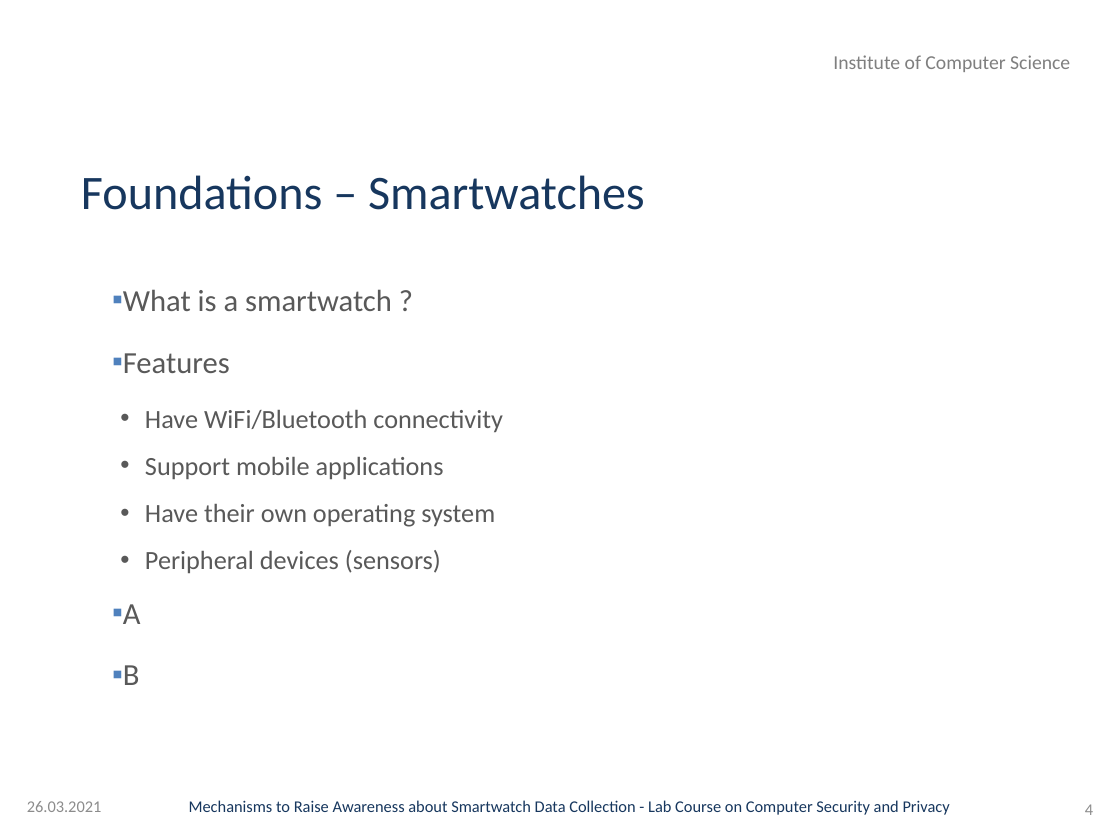
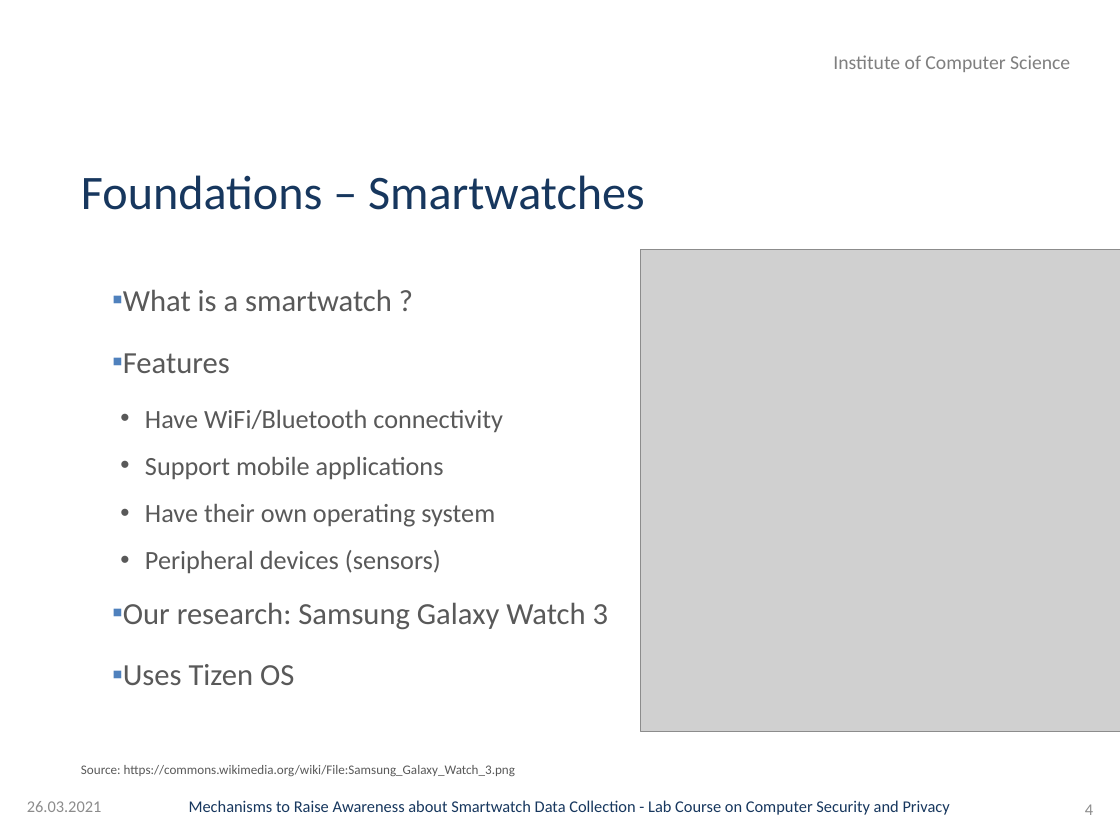
Before and after one commit to GAUG-Contributions/Practical_Course_Computer_Security_and_Privacy, a slide deck: slide 4 of Presentation/Presentation.pptx. Drawn at 1120x840 pixels with LibreOffice and Linux fonts; fonts in the diff are those of the drawing; grey boxes stand for pictures; background and template pictures are left out. Boxes give left, top, right and bottom in pixels: in the first picture for what was removed or moved away, otherwise in the second. Text is boxed around its words. In the diff, an @@ line names an element or a change of style, - is before the commit and + after.

```diff
--- a/Presentation/Presentation.pptx
+++ b/Presentation/Presentation.pptx
@@ picture added at (x1=640, y1=250, x2=1120, y2=732) @@
@@ text at (x1=123, y1=602, x2=608, y2=685): text changed @@
-▪ A
-▪ B
+▪ Our research: Samsung Galaxy Watch 3
+▪ Uses Tizen OS
@@ text added at (x1=81, y1=765, x2=515, y2=776), 12 pt, text #595959 @@
+Source: https://commons.wikimedia.org/wiki/File:Samsung_Galaxy_Watch_3.png
```
Also in this commit, not shown: 7 other slides changed, 1 slide added, 2 slides removed.
